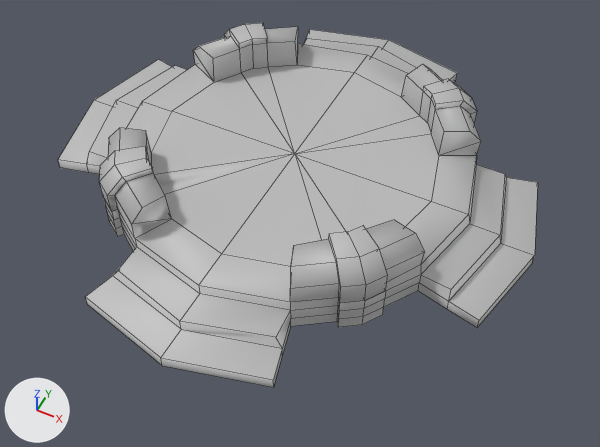
Two versions of the FBX model SlashParryBlock/Assets/Art Assets/Camelot Level Assets/sm_Podium.fbx, one commit apart.
Both versions are drawn from a 50 mm camera at (2.17, -4.26, 4.8) aimed at (0.22, -0.35, -0.08). Every picture has the same lights, and +X, +Y and +Z are marked at lower left. Mesh edges are drawn as thin lines. Where no turn or scale is listed for an object, it has been applied to the vertices.

Objects in the first picture: 'SwordPlatform1'.
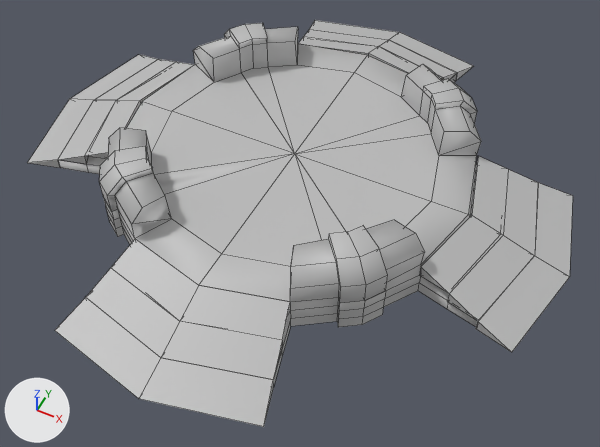
Where the change shows, as pixel boxes (x1, y1, x2, y2) in the pictures (600 x 447 px):
```json
{"object": "SwordPlatform_Ramp", "change": "added", "after": [27, 20, 573, 427]}
```

Scene script edits in JSON lines:
```json
{"op": "add", "block": "me_mesh_1", "code": ["me_mesh_1 = bpy.data.meshes.new('Mesh')", "me_mesh_1.from_pydata(...)  # 96 vertices, 96 faces; spans x -2.25..2.25, y -2.25..2.25, z -0.14..0.14", "me_mesh_1.materials.append(mat_lambert1)  # grey #bcbcbc"]}
{"op": "add", "block": "ob_swordplatform_ramp", "code": ["ob_swordplatform_ramp = bpy.data.objects.new('SwordPlatform_Ramp', me_mesh_1)", "ob_swordplatform_ramp.location = (0.0, 0.0, 0.141)"]}
```
